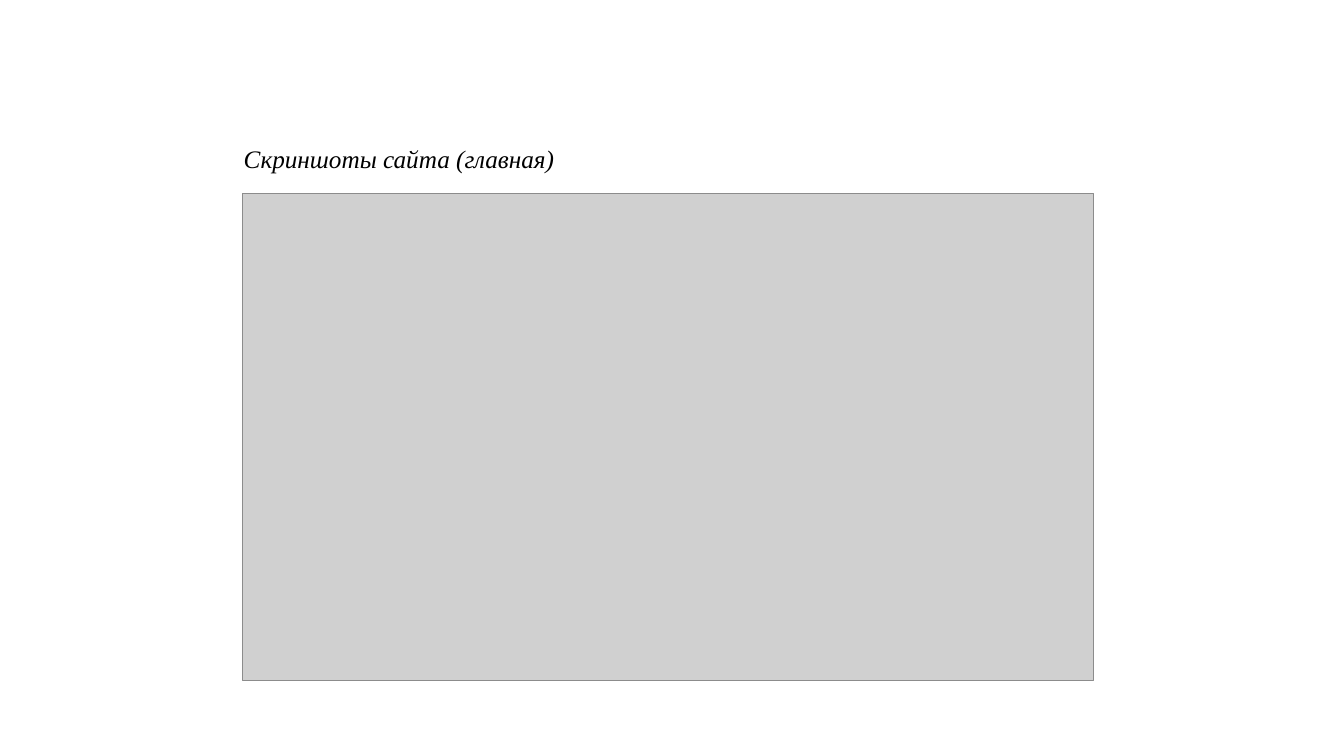
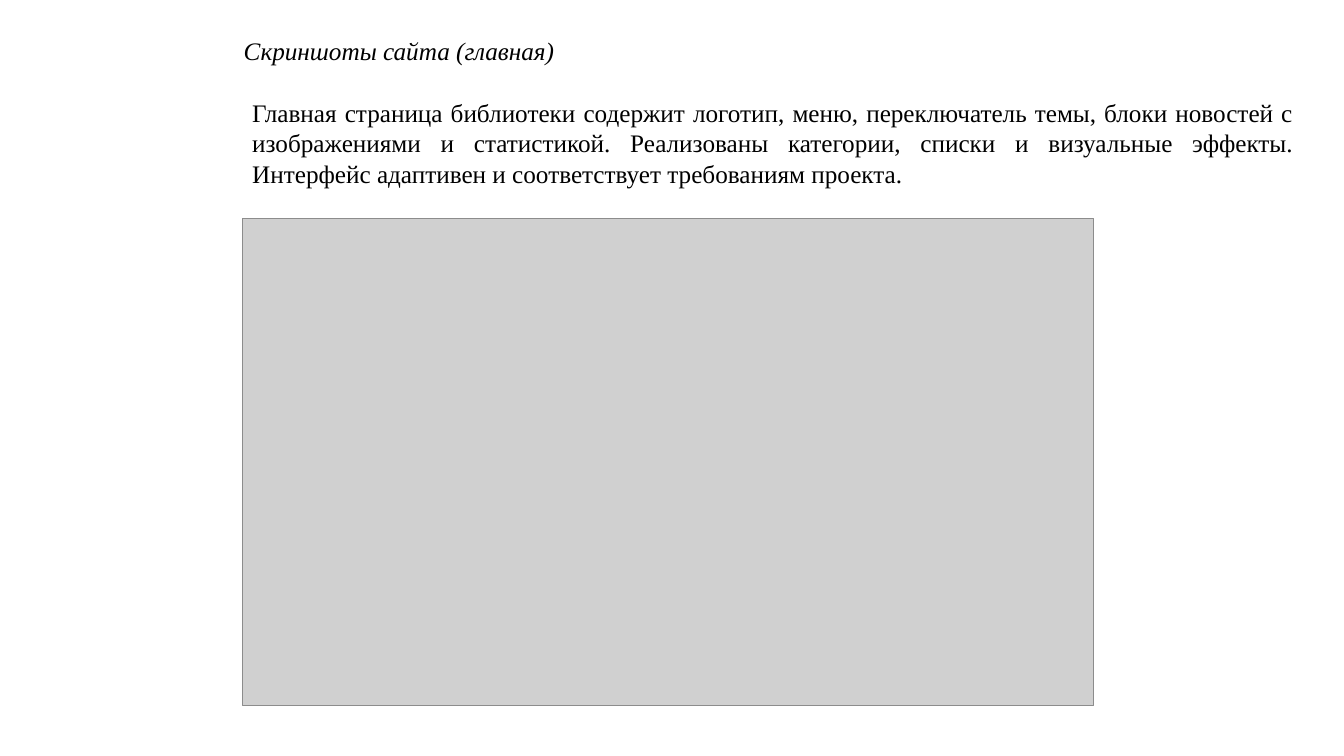
Before and after one commit to ainurmukasheva/librista, a slide deck: slide 4 of Презентация Мукашева Айнур ИС-23-2.pptx. Drawn at 1344x756 pixels with LibreOffice and Linux fonts; fonts in the diff are those of the drawing; grey boxes stand for pictures. Boxes give left, top, right and bottom in pixels: in the first picture for what was removed or moved away, otherwise in the second. Text is boxed around its words. In the diff, an @@ line names an element or a change of style, - is before the commit and + after.

```diff
--- a/Презентация Мукашева Айнур ИС-23-2.pptx
+++ b/Презентация Мукашева Айнур ИС-23-2.pptx
@@ text "Скриншоты сайта (главная)": place and size @@
-text "Скриншоты сайта (главная)" at box(244, 150, 554, 174)
+text "Скриншоты сайта (главная)" at box(244, 42, 554, 66)
@@ text added at box(252, 104, 1292, 189), 18 pt, text #000000 @@
+Главная страница библиотеки содержит логотип, меню, переключатель темы, блоки новостей с изображениями и статистикой. Реализованы категории, списки и визуальные эффекты. Интерфейс адаптивен и соответствует требованиям проекта.
@@ picture: place and size @@
-picture at box(242, 194, 1094, 681)
+picture at box(242, 219, 1094, 706)
```
Also in this commit, not shown: 2 other slides changed, 1 slide added, 1 slide removed.
